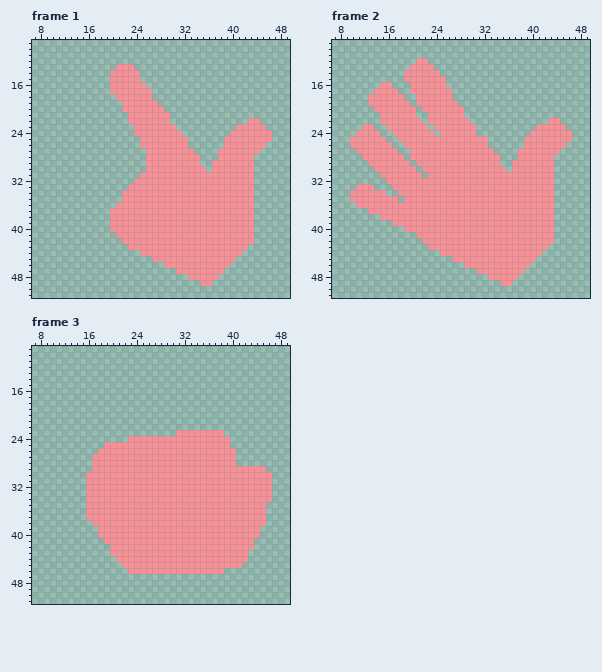
Two states of a pixel-art file, Assets/Art/Sprites/Cursor/Cursor.aseprite. Above is the file before it was changed.
64x64 pixels, 3 frames. Shown: frame 1: x 7..49, y 9..51; frame 2: x 7..49, y 9..51; frame 3: x 7..49, y 9..51.
The same view after the edit:
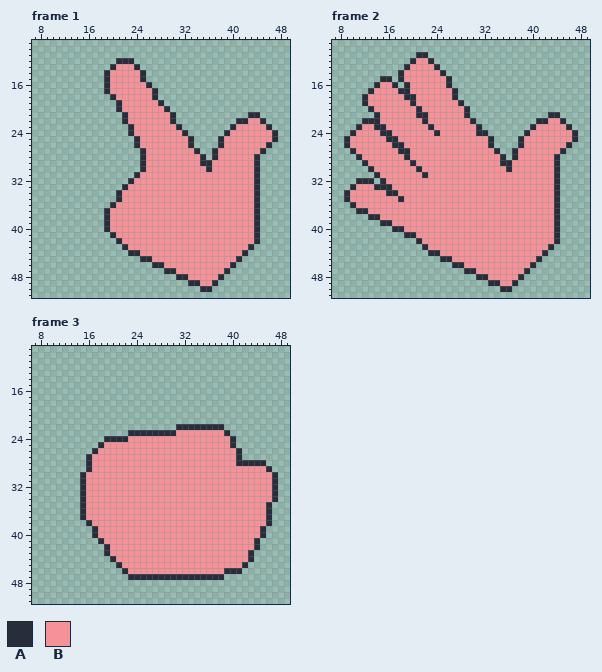
Palette (. is transparent): A #282d3c  B #f69197
The edit:
layer "Layer 1 Copy" added
Changed rows in their new state; - is an unchanged pixel.
Frame 1, layer "Layer 1 Copy":
first column x 19:
12 --AAA------------------------
13 -A---A-----------------------
14 A-----A----------------------
15 A-----A----------------------
16 A------A---------------------
17 A-------A--------------------
18 -A------A--------------------
19 --A------A-------------------
20 --A-------A------------------
21 ---A-------A------------AA---
22 ---A-------A----------AA--A--
23 ----A-------A--------A-----A-
24 ----A--------A------A-------A
25 -----A--------A----A--------A
26 -----A--------A----A-------A-
27 ------A--------A--A-------A--
28 ------A---------A-A------A---
29 ------A---------AA-------A---
30 ------A----------A-------A---
31 -----A-------------------A---
32 ----A--------------------A---
33 ---A---------------------A---
34 --A----------------------A---
35 --A----------------------A---
36 -A-----------------------A---
37 A------------------------A---
38 A------------------------A---
39 A------------------------A---
40 A------------------------A---
41 -A-----------------------A---
42 --A----------------------A---
43 ---A--------------------A----
44 ----AA-----------------A-----
45 ------AA--------------A------
46 --------AA-----------A-------
47 ----------AA--------A--------
48 ------------AA-----A---------
49 --------------AA--A----------
50 ----------------AA-----------
Frame 2, layer "Layer 1 Copy":
first column x 9:
11 ------------AA-------------------------
12 -----------A--A------------------------
13 ----------A----A-----------------------
14 ---------A------A----------------------
15 ------AA-A-------A---------------------
16 -----A--A-A------A---------------------
17 ----A----AA-------A--------------------
18 ---A------AA------A--------------------
19 ---A-------A-------A-------------------
20 ----A-------A-------A------------------
21 -----A------AA------A-------------AA---
22 ---AAA-------A-------A----------AA--A--
23 --A--AA-------A-------A--------A-----A-
24 -A----AA-------A------AA------A-------A
25 A------AA---------------A----A--------A
26 A-------AA--------------A----A-------A-
27 -A-------AA--------------A--A-------A--
28 --A-------A---------------A-A------A---
29 ---A-------A--------------AA-------A---
30 ----A-------A--------------A-------A---
31 -----A-------A---------------------A---
32 --AAA-A----------------------------A---
33 -A---AAA---------------------------A---
34 A------AA--------------------------A---
35 A--------A-------------------------A---
36 -A---------------------------------A---
37 --AA-------------------------------A---
38 ----AA-----------------------------A---
39 ------AA---------------------------A---
40 --------AA-------------------------A---
41 ----------AA-----------------------A---
42 ------------A----------------------A---
43 -------------A--------------------A----
44 --------------AA-----------------A-----
45 ----------------AA--------------A------
46 ------------------AA-----------A-------
47 --------------------AA--------A--------
48 ----------------------AA-----A---------
49 ------------------------AA--A----------
50 --------------------------AA-----------
Frame 3, layer "Layer 1 Copy":
first column x 15:
22 ----------------AAAAAAAA---------
23 --------AAAAAAAA--------A--------
24 ----AAAA-----------------A-------
25 ---A---------------------A-------
26 --A-----------------------A------
27 -A------------------------A------
28 -A------------------------AAAAA--
29 -A-----------------------------A-
30 A-------------------------------A
31 A-------------------------------A
32 A-------------------------------A
33 A-------------------------------A
34 A-------------------------------A
35 A------------------------------A-
36 A------------------------------A-
37 A------------------------------A-
38 -A-----------------------------A-
39 --A---------------------------A--
40 --A---------------------------A--
41 ---A-------------------------A---
42 ----A------------------------A---
43 ----A-----------------------A----
44 -----A----------------------A----
45 ------A--------------------A-----
46 -------A----------------AAA------
47 --------AAAAAAAAAAAAAAAA---------
